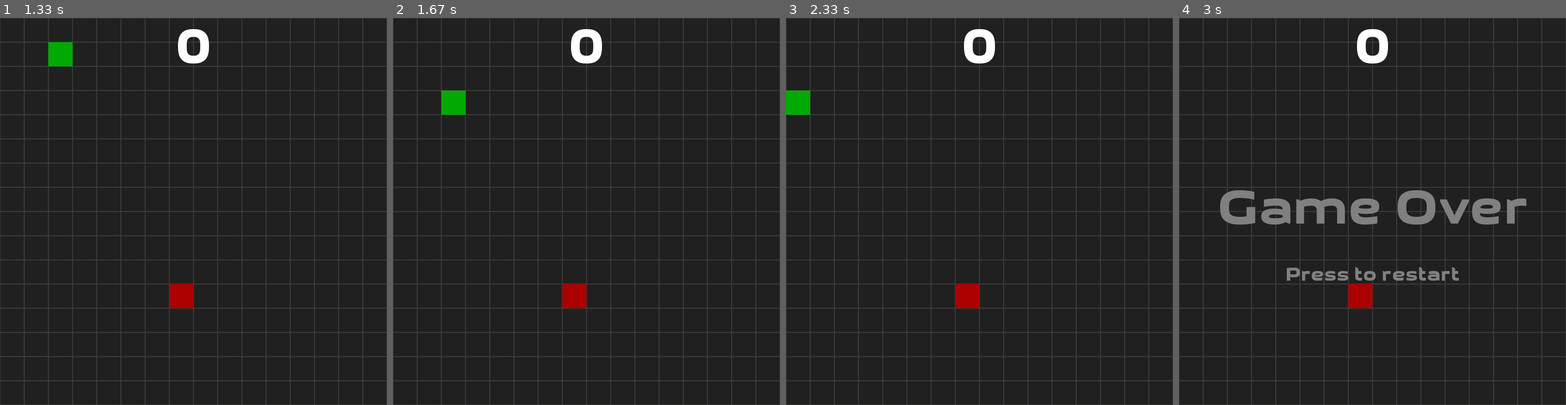
Above: before the commit, frames 1-4 (left to right).
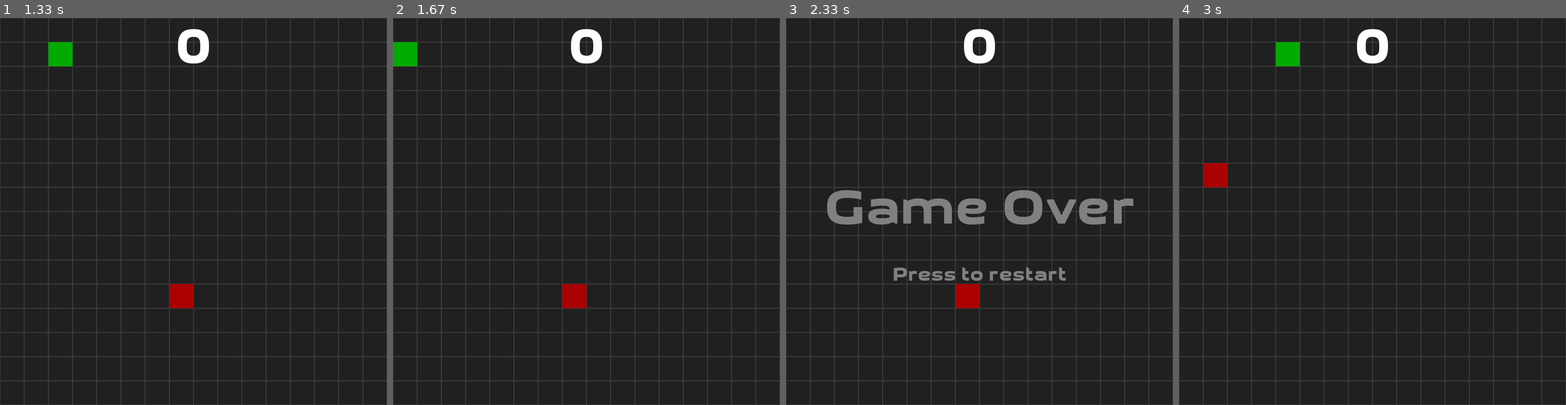
Above: after the commit, the same moments.

Repository: fossguild/naja
Game: pygame game, started from kobra.py
The game is run twice, just before and just after one commit, with the same random seed, the same clock (stepped at 60 frames per second) and the same inputs.
Inputs:
- Up to frame 1 (1.33 s): tap Enter at 0.33 s; hold Left 0.67-1.2 s; hold S from 1.23 s (still down)
- Up to frame 2 (1.67 s): keep holding S
- Up to frame 3 (2.33 s): release S at 1.8 s; hold Left from 1.83 s (still down)
- Up to frame 4 (3 s): release Left at 2.47 s; hold W from 2.5 s (still down)

Frame 1 is identical in both runs. In frame 2, 0.8% of the frame differs, in the area x 0-19%, y 6-25%; in frame 3, 4.1%; in frame 4, 4.9%, in the area x 6-90%, y 6-75%.

Commit message:
style: format with Black

Diff:
--- a/kobra.py
+++ b/kobra.py
@@ -17,9 +17,8 @@
 #   You should have received a copy of the GNU General Public License
 #   along with this program.  If not, see <http://www.gnu.org/licenses/>.
 
+import sys
 import random
-import sys
-
 import pygame
 
 ##
@@ -41,7 +40,7 @@
 
 WINDOW_TITLE = "KobraPy"  # Window title.
 
-CLOCK_TICKS     = 4         # How fast the snake moves.
+CLOCK_TICKS = 4  # How fast the snake moves.
 
 ##
 ## Game implementation.
@@ -83,7 +82,6 @@
     pygame.display.update()
 
     # Wait for a keypres or a game quit event.
-
     while event := pygame.event.wait():
         if event.type == pygame.KEYDOWN:
             break
@@ -246,19 +244,13 @@
 
         # Key pressed
         if event.type == pygame.KEYDOWN:
-            if event.key in (
-                pygame.K_DOWN,
-                pygame.K_s,
-            ):  # Down arrow (or S):  move down
+            if event.key == pygame.K_DOWN:  # Down arrow:  move down
                 snake.ymov = 1
                 snake.xmov = 0
-            elif event.key in (pygame.K_UP, pygame.K_w):  # Up arrow (or W):    move up
+            elif event.key == pygame.K_UP:  # Up arrow:    move up
                 snake.ymov = -1
                 snake.xmov = 0
-            elif event.key in (
-                pygame.K_RIGHT,
-                pygame.K_d,
-            ):  # Right arrow (or D): move right
+            elif event.key == pygame.K_RIGHT:  # Right arrow: move right
                 snake.ymov = 0
                 snake.xmov = 1
             elif event.key in (
@@ -296,9 +288,9 @@
 
     # If the head pass over an apple, lengthen the snake and drop another apple
     if snake.head.x == apple.x and snake.head.y == apple.y:
-        #snake.tail.append(pygame.Rect(snake.head.x, snake.head.y, GRID_SIZE, GRID_SIZE))
-        snake.got_apple = True;
-        snake.speed = min(snake.speed * 1.1, 20) # Increase speed, max 20
+        # snake.tail.append(pygame.Rect(snake.head.x, snake.head.y, GRID_SIZE, GRID_SIZE))
+        snake.got_apple = True
+        snake.speed = min(snake.speed * 1.1, 20)  # Increase speed, max 20
         # print(f"[APPLE] Speed increased to: {snake.speed:.2f}")
         apple = Apple()
 
